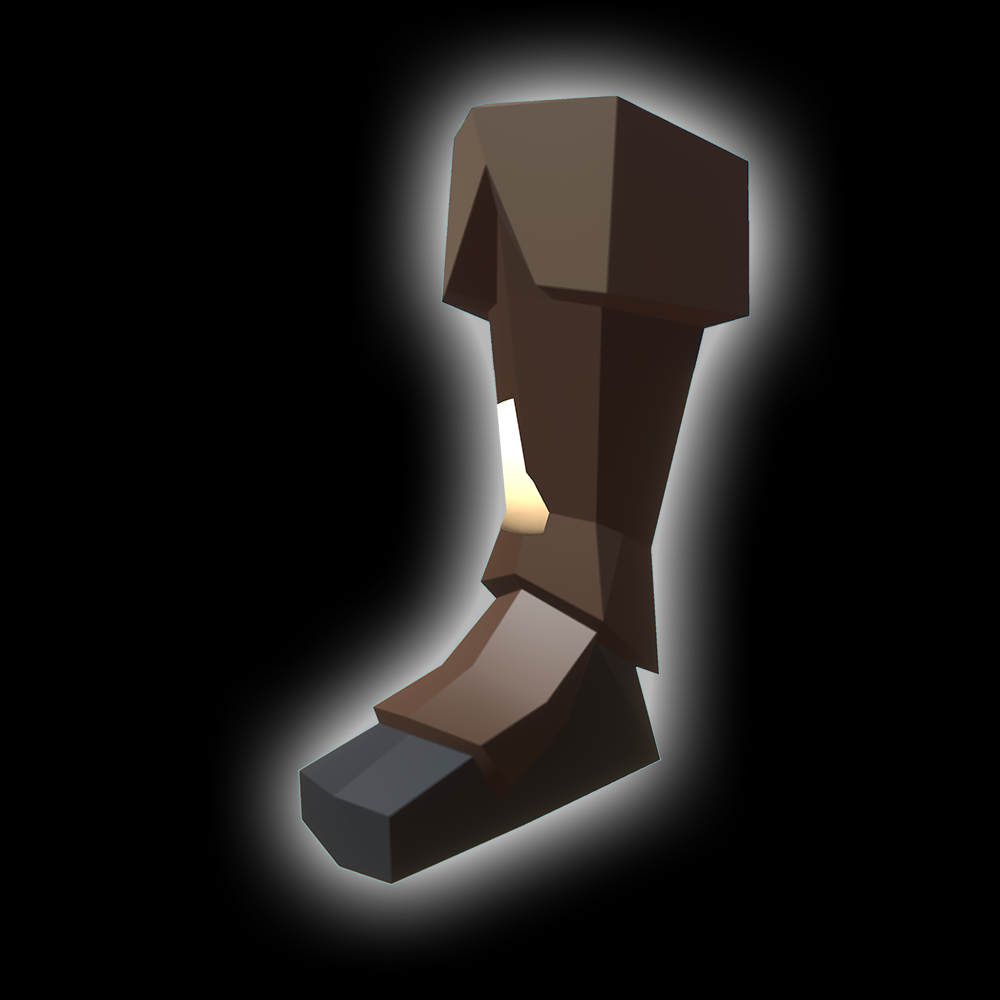
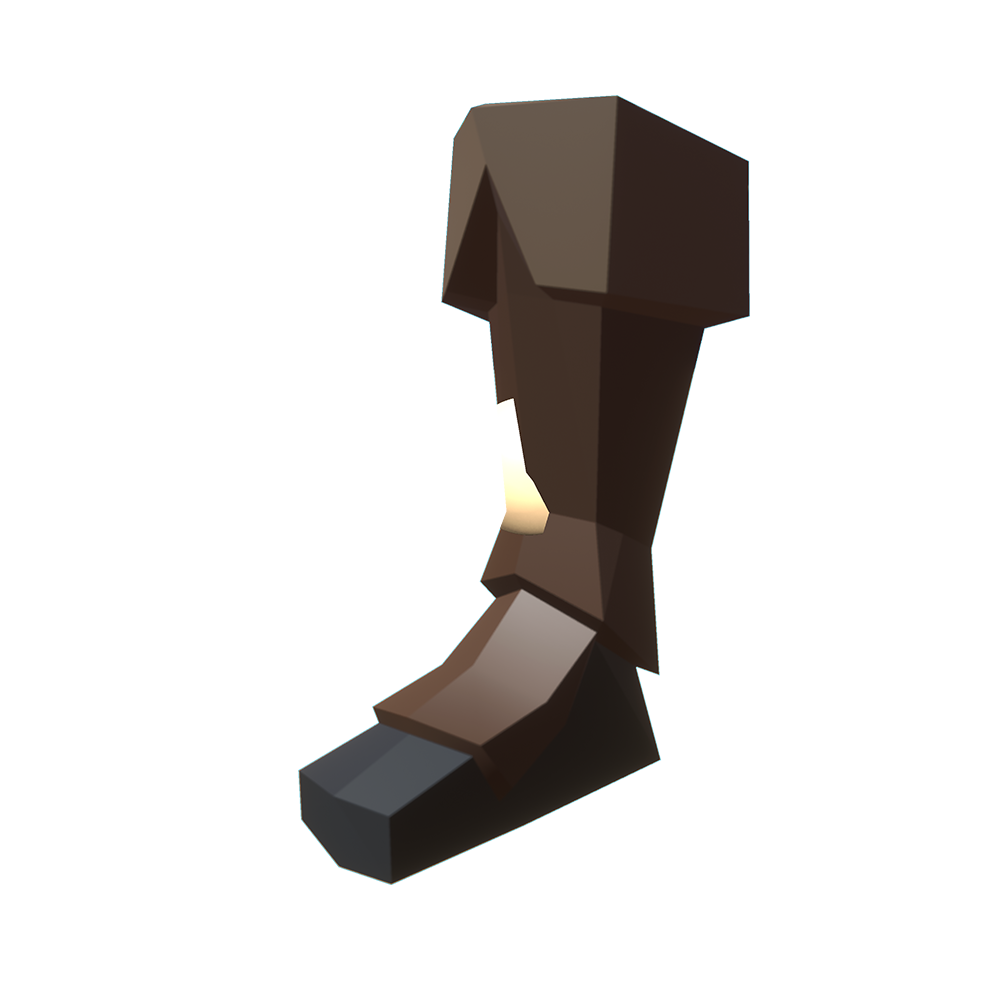
Layered file, before and after one edit (1000×1000). Changes by layer:
pixels changed over [0, 0, 1000, 1000] (layer not identified)
